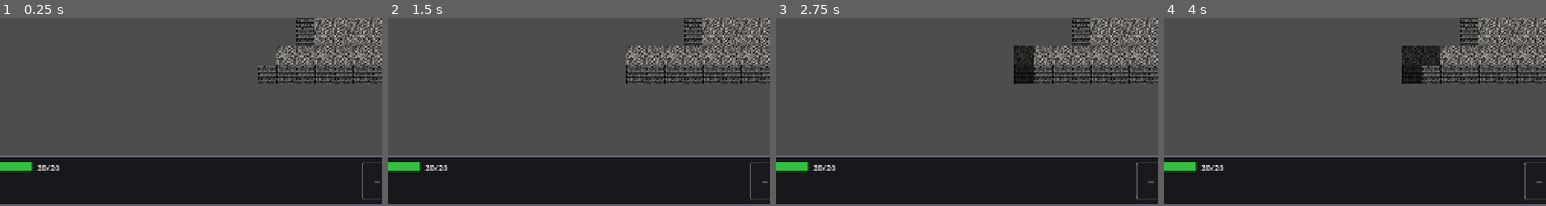
Above: before the commit, frames 1-4 (left to right).
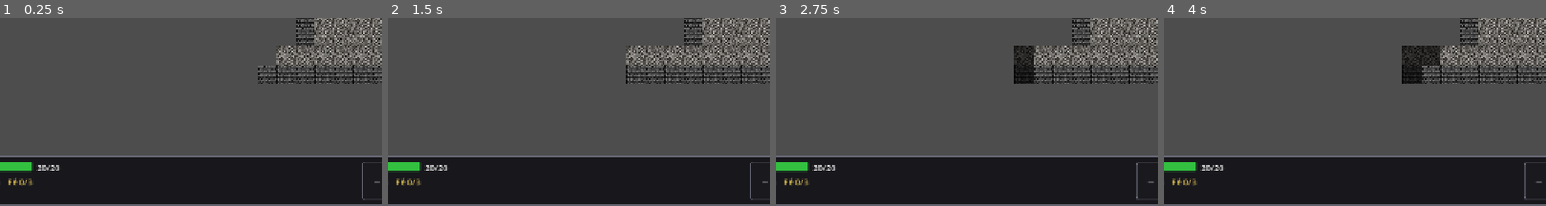
Above: after the commit, the same moments.

Repository: NicolasDeNigris91/Public_Roguelike
Game: Godot game, scene res://scenes/main.tscn
Two runs of this game, one before a commit and one after it. Both use one fixed random seed, a clock stepped at 60 frames per second and the inputs below.
Inputs (mouse positions are % of the whole screen's width and height, from its top left):
- Up to frame 1 (0.25 s): no input
- Up to frame 2 (1.5 s): tap Enter at 0.5 s; move the mouse to (72, 37) at 0.52 s; hold Right 0.53-1.28 s; tap Q at 0.6, 1.35 s; move the mouse to (30, 49) at 1.27 s; hold Down from 1.28 s (still down)
- Up to frame 3 (2.75 s): tap Space at 2 s; move the mouse to (60, 18) at 2.02 s; release Down at 2.03 s; hold Right from 2.03 s (still down); tap M at 2.1 s; tap Q at 2.3 s
- Up to frame 4 (4 s): tap Enter at 2.75 s; move the mouse to (45, 66) at 2.77 s; release Right at 2.78 s; hold Up 2.78-3.53 s; tap R at 2.85 s; tap Q at 3.05, 3.8 s; tap Space at 3.5 s; move the mouse to (80, 60) at 3.52 s; hold Left from 3.53 s (still down); tap 1 at 3.6 s
The pictures show only the part of the screen within x 6-56%, y 50-100%; the shares and areas given below are measured in that part.

The runs differ from the first frame. In frame 1, 0.2% of the frame differs, in the area x 2-9%, y 84-90%; in frame 2, 0.2%; in frame 3, 0.2%; in frame 4, 0.2%.

Commit message:
feat: paladin faith + holy smite ability
Player gains faith on each enemy kill (max 3). Pressing Q casts Holy
Smite: ranged magic attack in the last movement direction, up to 5
tiles, hitting first enemy in line of sight. Damage = ATK + 3,
ignores DEF. Costs 1 faith per cast.

- Player: faith field, faith_changed signal, try_smite(), gain_faith(),
  _find_smite_target, tracks _last_direction on every move input.
- Combat: new smite() static method with golden damage number + smite
  SFX + hit pause. gain_faith call in enemy-die branch of attack().
- Hotbar: adds gold 'Fé N/3' label in status region, connects to
  faith_changed.
- AudioManager: new 'smite' SFX key using impactBell_heavy from Kenney
  Impact pack (heavy bell tone, fits holy strike theme).

Diff:
--- a/scripts/audio_manager.gd
+++ b/scripts/audio_manager.gd
@@ -22,6 +22,7 @@
 	"summon":       preload("res://assets/audio/sfx/summon.ogg"),
 	"breu_cast":    preload("res://assets/audio/sfx/breu_cast.ogg"),
 	"lich_revive":  preload("res://assets/audio/sfx/lich_revive.ogg"),
+	"smite":        preload("res://assets/audio/sfx/smite.ogg"),
 }
 
 const _MUSIC := {
--- a/scripts/combat.gd
+++ b/scripts/combat.gd
@@ -63,6 +63,8 @@
 	if target.hp <= 0:
 		if not (target is Player):
 			AudioManager.play_sfx("enemy_die")
+			if attacker is Player:
+				(attacker as Player).gain_faith()
 		# Player death SFX is handled by Player.die() in Task 3.
 	elif target is Player:
 		AudioManager.play_sfx("player_hurt")
@@ -88,6 +90,22 @@
 
 	var pause: float = HIT_PAUSE_CRIT if is_crit else HIT_PAUSE_NORMAL
 	HitPause.freeze(target.get_tree(), pause)
+
+static func smite(attacker: Player, target: Enemy) -> void:
+	var dmg: int = attacker.atk + Player.SMITE_DAMAGE_BONUS
+	target.flash_white()
+	AudioManager.play_sfx("smite")
+	if effects_layer != null:
+		var world_pos: Vector2 = target.position - Vector2(0, 8)
+		DamageNumber.spawn(effects_layer, world_pos, "%d!" % dmg, DMG_COLOR_CRIT, 1.2)
+	target.take_damage(dmg)
+	if target.hp <= 0:
+		AudioManager.play_sfx("enemy_die")
+		attacker.gain_faith()
+	print("%s smites %s for %d (target HP: %d/%d)" % [
+		attacker.name, target.name, dmg, target.hp, target.max_hp
+	])
+	HitPause.freeze(attacker.get_tree(), HIT_PAUSE_CRIT)
 
 static func _is_adjacent(a: Actor, b: Actor) -> bool:
 	var dx: int = absi(a.grid_position.x - b.grid_position.x)
--- a/scripts/hotbar.gd
+++ b/scripts/hotbar.gd
@@ -26,6 +26,7 @@
 var _hp_bar: ProgressBar
 var _hp_label: Label
 var _floor_label: Label
+var _faith_label: Label
 
 var _weapon_slot: Dictionary
 var _armor_slot: Dictionary
@@ -72,11 +73,21 @@
 	_hp_label.add_theme_font_size_override("font_size", 14)
 	hp_row.add_child(_hp_label)
 
+	var info_row := HBoxContainer.new()
+	info_row.add_theme_constant_override("separation", 12)
+	vbox.add_child(info_row)
+
 	_floor_label = Label.new()
 	_floor_label.text = "Andar 1/%d" % MAX_FLOOR
 	_floor_label.add_theme_font_size_override("font_size", 14)
 	_floor_label.add_theme_color_override("font_color", Color(0.7, 0.7, 0.7, 1))
-	vbox.add_child(_floor_label)
+	info_row.add_child(_floor_label)
+
+	_faith_label = Label.new()
+	_faith_label.text = "Fé 0/3"
+	_faith_label.add_theme_font_size_override("font_size", 14)
+	_faith_label.add_theme_color_override("font_color", Color(1.0, 0.85, 0.35, 1))  # gold
+	info_row.add_child(_faith_label)
 
 func _refresh_status() -> void:
 	if player == null:
@@ -85,6 +96,7 @@
 	_hp_bar.value = player.hp
 	_hp_label.text = "%d/%d" % [player.hp, player.max_hp]
 	_floor_label.text = "Andar %d/%d" % [current_floor, MAX_FLOOR]
+	_faith_label.text = "Fé %d/%d" % [player.faith, Player.MAX_FAITH]
 
 	# HP color: red→yellow→green via two-stage lerp
 	var ratio: float = 0.0
--- a/scripts/player.gd
+++ b/scripts/player.gd
@@ -3,11 +3,15 @@
 
 signal turn_done
 signal item_dropped(item: Item, pos: Vector2i)
+signal faith_changed(faith: int, max_faith: int)
 
 const BASE_ATK: int = 5
 const BASE_DEF: int = 3
 const BASE_MAX_HP: int = 20
 const BASE_VISION_RANGE: int = 8
+const MAX_FAITH: int = 3
+const SMITE_RANGE: int = 5
+const SMITE_DAMAGE_BONUS: int = 3
 
 var dungeon: Dungeon
 var turn_manager: TurnManager
@@ -16,6 +20,8 @@
 var inventory: Inventory
 var vision_range: int = BASE_VISION_RANGE
 var vision_debuff_turns: int = 0
+var faith: int = 0
+var _last_direction: Vector2i = Vector2i(0, -1)
 
 func _ready() -> void:
 	max_hp = BASE_MAX_HP
@@ -29,6 +35,12 @@
 	if not turn_active or is_tweening:
 		return
 	if not (event is InputEventKey) or not event.pressed or event.echo:
+		return
+
+	if event.keycode == KEY_Q:
+		get_viewport().set_input_as_handled()
+		if await try_smite():
+			_end_turn()
 		return
 
 	var direction := Vector2i.ZERO
@@ -45,6 +57,7 @@
 			return
 
 	get_viewport().set_input_as_handled()
+	_last_direction = direction
 
 	var target_pos := grid_position + direction
 	var target_enemy := _enemy_at(target_pos)
@@ -57,6 +70,39 @@
 		move_to(target_pos)
 		await moved
 		_end_turn()
+
+func try_smite() -> bool:
+	if faith <= 0:
+		return false
+	var target := _find_smite_target(_last_direction)
+	if target == null:
+		return false
+	faith -= 1
+	faith_changed.emit(faith, MAX_FAITH)
+	_notify_hotbar()
+	await Combat.smite(self, target)
+	return true
+
+func gain_faith() -> void:
+	if faith >= MAX_FAITH:
+		return
+	faith += 1
+	faith_changed.emit(faith, MAX_FAITH)
+	_notify_hotbar()
+
+func _find_smite_target(direction: Vector2i) -> Enemy:
+	if dungeon == null or direction == Vector2i.ZERO:
+		return null
+	for i in range(1, SMITE_RANGE + 1):
+		var check_pos: Vector2i = grid_position + direction * i
+		if not dungeon.grid.in_bounds(check_pos):
+			return null
+		if dungeon.grid.get_cell(check_pos) == Grid.CellType.WALL:
+			return null
+		var enemy := _enemy_at(check_pos)
+		if enemy != null:
+			return enemy
+	return null
 
 func _end_turn() -> void:
 	if vision_debuff_turns > 0:
Not shown, added: assets/audio/sfx/smite.ogg
